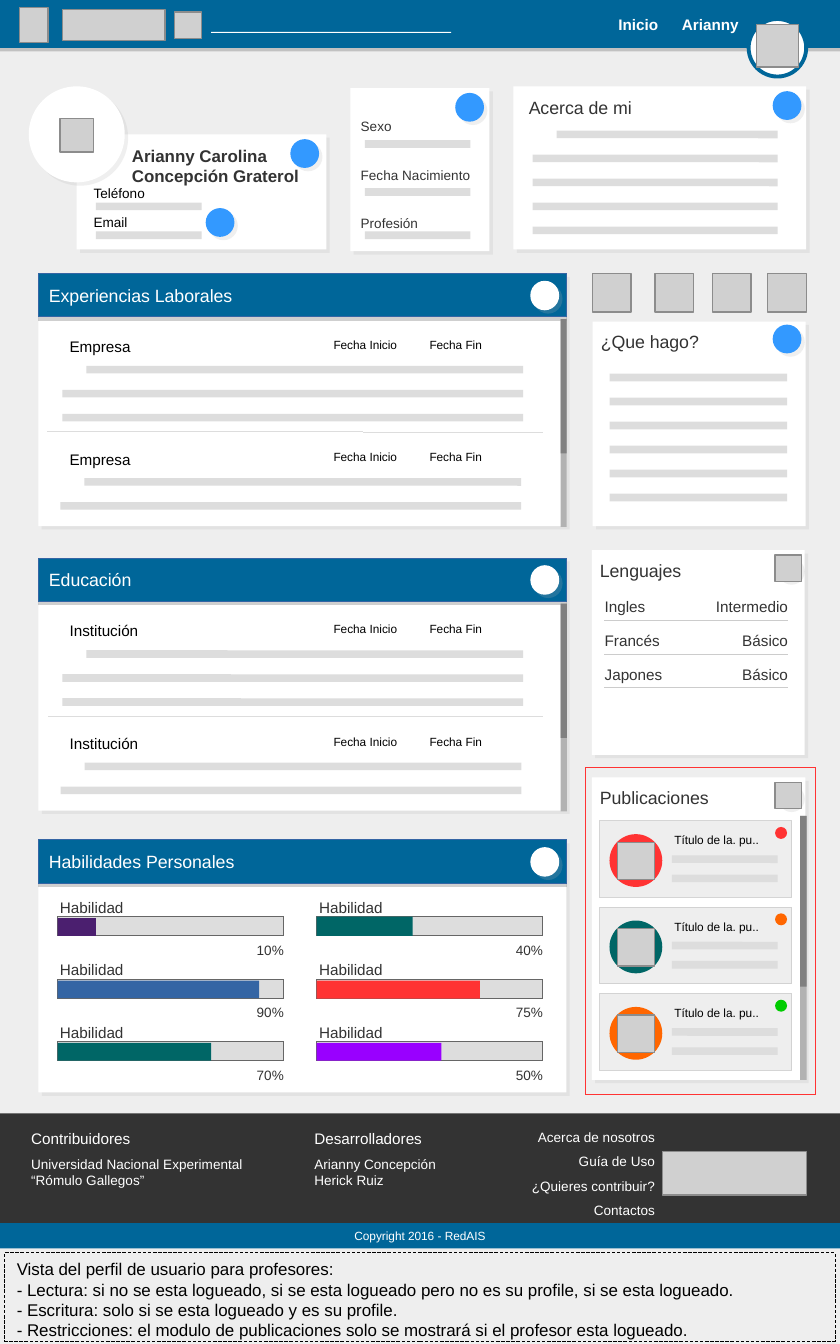
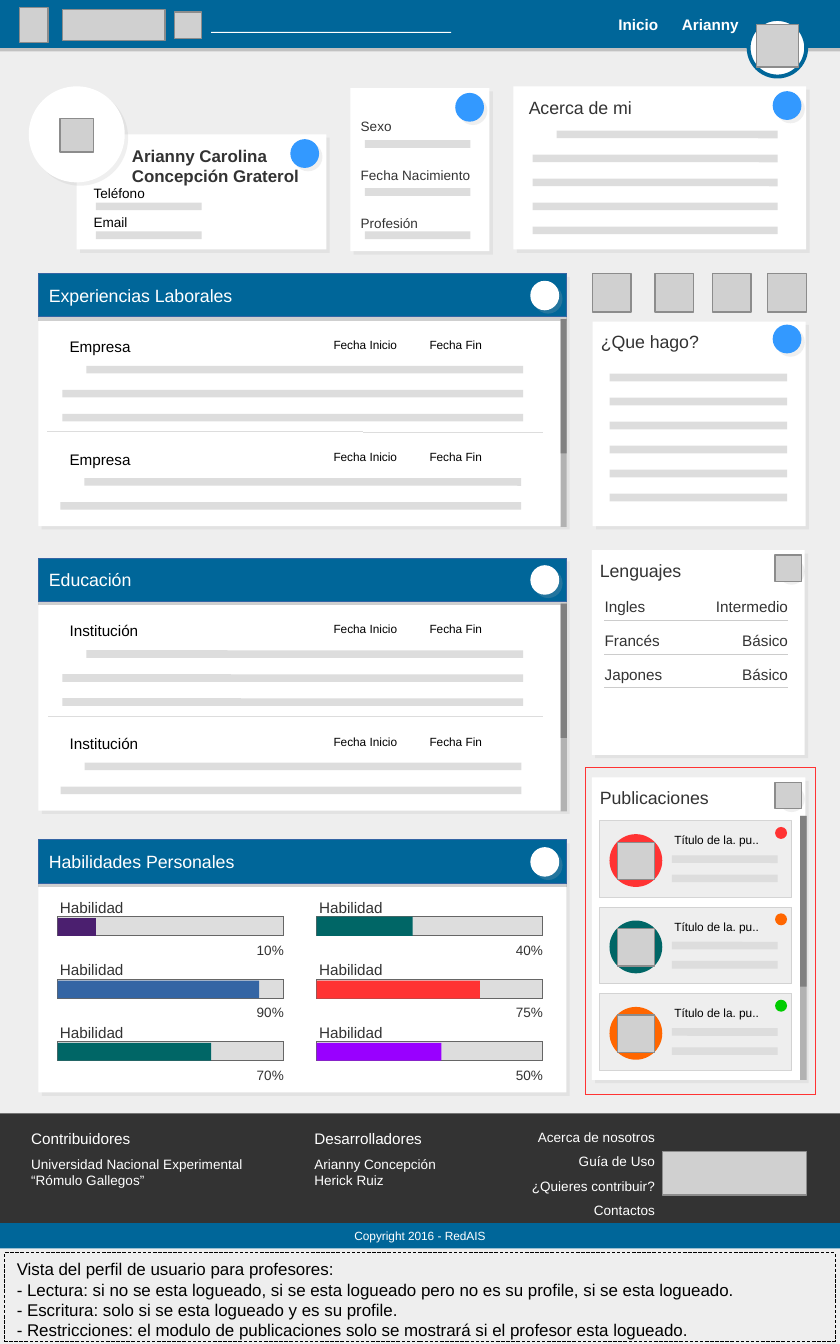
Before and after one commit to heric1812/eduais-proyecto-investigacion, a slide deck: slide 1 of mockups/profile/profile-teacher/profile-teacher.odp. Drawn at 840x1344 pixels with LibreOffice and Linux fonts; fonts in the diff are those of the drawing; grey boxes stand for pictures; background and template pictures are left out. Boxes give left, top, right and bottom in pixels: in the first picture for what was removed or moved away, otherwise in the second. Text is boxed around its words. In the diff, an @@ line names an element or a change of style, - is before the commit and + after.

```diff
--- a/mockups/profile/profile-teacher/profile-teacher.odp
+++ b/mockups/profile/profile-teacher/profile-teacher.odp
@@ ellipse removed at box(206, 208, 235, 238) @@
```
Also in this commit, not shown: 34 other files.
